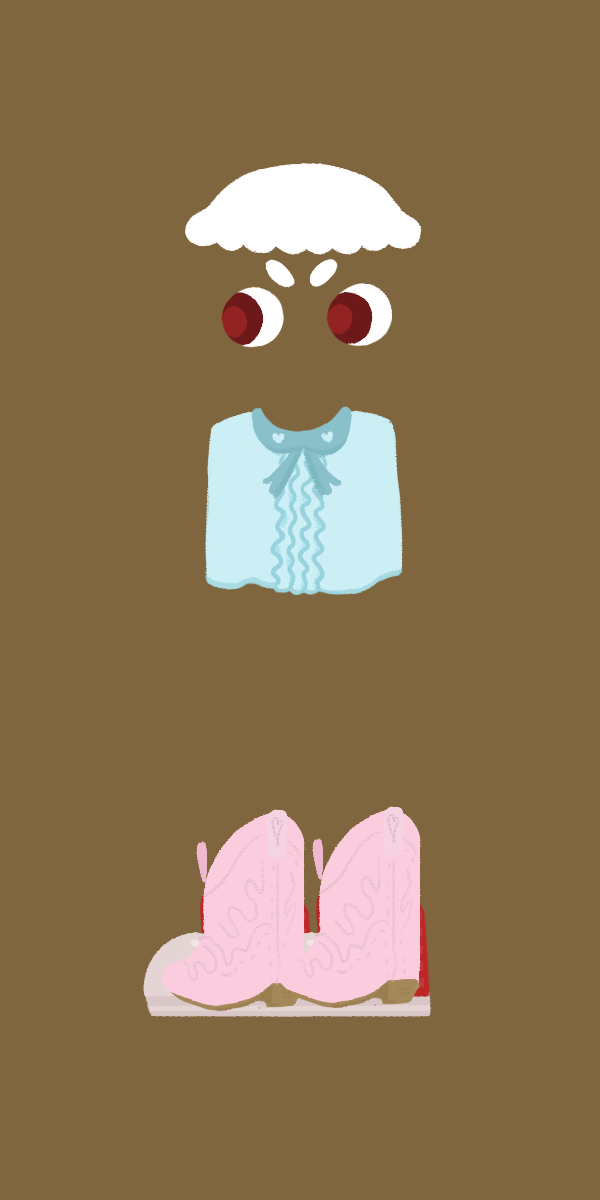
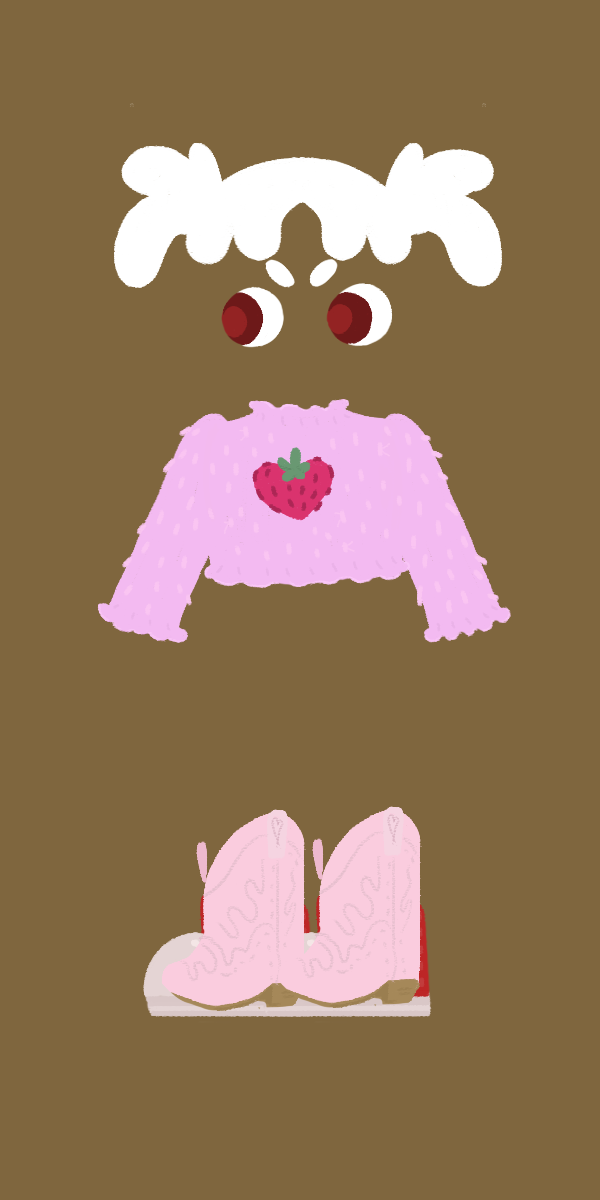
Two versions of the same layered image (600×1200). Layer-by-layer changes:
showed group "Tails" (5 layers) over 114, 103, 502, 422
showed "Tails_HighBun_Pigtails" over 114, 103, 502, 288
showed "Bangs_Long" over 161, 157, 435, 265
hid "Bangs_Short" over 185, 163, 422, 255
hid group "Tank_Collar" (1 layers) over 204, 406, 403, 596
showed group "Sweater_Pink" (4 layers) over 97, 398, 511, 643
